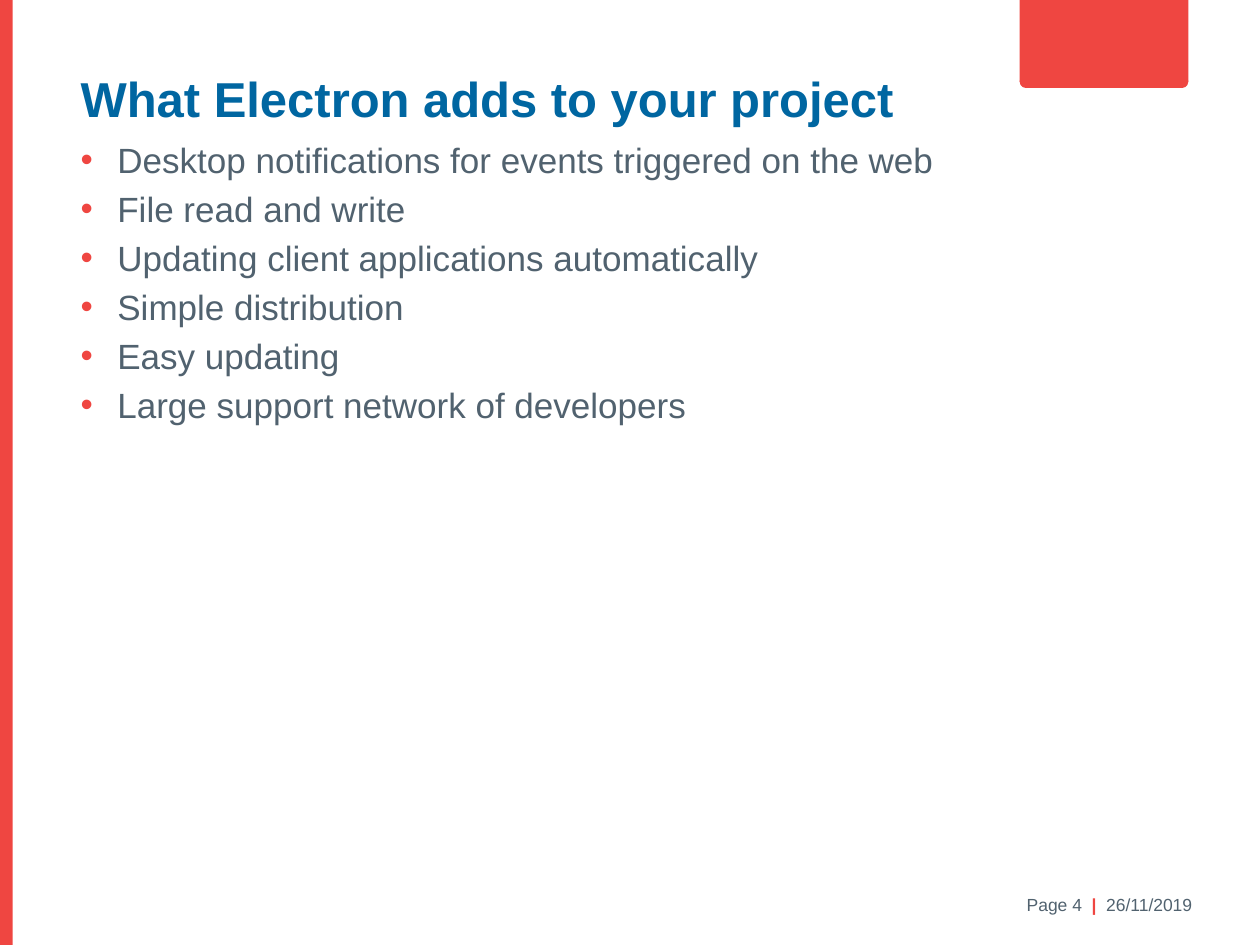
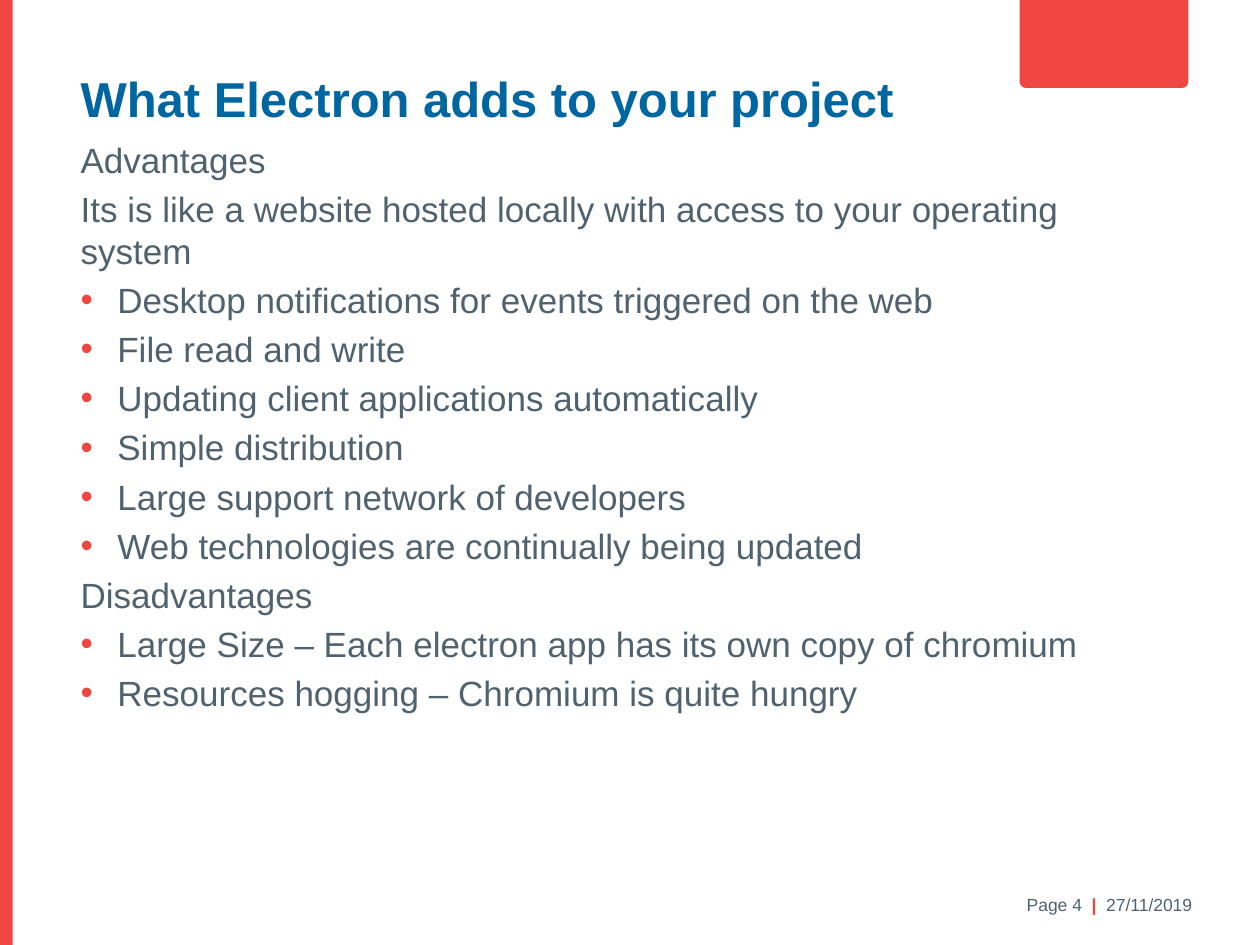
Before and after one commit to antonmaeso/HastingsPier, a slide deck: slide 4 of Electron Brownbag.pptx. Drawn at 1260x945 pixels with LibreOffice and Linux fonts; fonts in the diff are those of the drawing; background and template pictures are left out. Boxes give left, top, right and bottom in pixels: in the first picture for what was removed or moved away, otherwise in the second. Text is boxed around its words. In the diff, an @@ line names an element or a change of style, - is before the commit and + after.

```diff
--- a/Electron Brownbag.pptx
+++ b/Electron Brownbag.pptx
@@ text at box(81, 147, 1058, 271): paragraphs added @@
+Advantages
+Its is like a website hosted locally with access to your operating system
@@ text at box(117, 343, 339, 376): paragraph removed @@
-• Easy updating
@@ text at box(81, 533, 1077, 712): paragraphs added @@
+• Web technologies are continually being updated
+Disadvantages
+• Large Size – Each electron app has its own copy of chromium
+• Resources hogging – Chromium is quite hungry
@@ text at box(1027, 898, 1192, 915): text changed @@
-Page 4 | 26/11/2019
+Page 4 | 27/11/2019
```
Also in this commit, not shown: 2 other slides changed.
